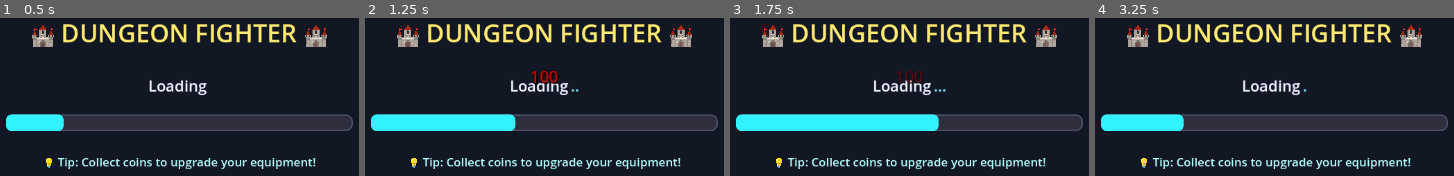
Above: before the commit, frames 1-4 (left to right).
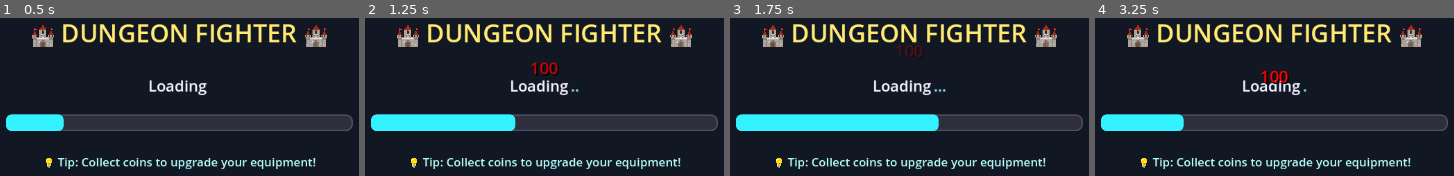
Above: after the commit, the same moments.

Repository: thaner66666666/game-1
Game: Godot game, scene res://Scenes/main.tscn
The game is run twice, just before and just after one commit, with the same random seed, the same clock (stepped at 60 frames per second) and the same inputs.
Inputs (mouse positions are in pixels of both pictures, inside the frame that each line leads up to):
- Up to frame 1 (0.5 s): no input
- Up to frame 2 (1.25 s): tap Enter (ui_accept) at 0.5, 0.77 s; move the mouse to (720, 76) at 0.52 s; press the mouse at (720, 76) at 0.53 s; hold D (move_right) from 0.53 s (still down)
- Up to frame 3 (1.75 s): move the mouse to (747, 120) at 1.27 s; release D (move_right) at 1.28 s; release the mouse at (747, 120) at 1.28 s; hold S (move_down) from 1.28 s (still down); tap Space (dash) at 1.35 s; tap Enter (ui_accept) at 1.52 s
- Up to frame 4 (3.25 s): move the mouse to (outside the picture) at 2.02 s; release S (move_down) at 2.03 s; hold D (move_right) 2.03-2.78 s; tap Q (drop_weapon) at 2.1 s; move the mouse to (outside the picture) at 2.77 s; hold W (move_up) from 2.78 s (still down); tap E (interaction) at 2.85 s; click (outside the picture) at 2.92 s; tap Enter (ui_accept) at 3.02 s

Frame 1 is identical in both runs. In frame 2, 0.6% of the frame differs, in the area x 46-55%, y 27-42%; in frame 3, 0.5%; in frame 4, 0.4%.
Error after the commit: Invalid access to property or key 'current_scene_changed' on a base object of type 'SceneTree'. (res://dot)

Commit message:
Fix crashes in damage_numbers.gd by safer scene handling
Improves robustness by safely updating and checking scene and camera references, handling scene changes, and preventing label creation or updates when the scene is invalid. Adds functions to clear all labels on scene change and ensures all label operations check for valid instances, addressing crashes related to invalid scene or camera references.

Diff:
--- a/dot gds/damage_numbers.gd
+++ b/dot gds/damage_numbers.gd
@@ -1,10 +1,10 @@
-# damage_numbers.gd - Following damage numbers
+# damage_numbers.gd - CRASH FIXED VERSION
 extends Node
 
 @export var damage_font_size = 24
 @export var float_height = 1.5
 @export var fade_duration = 1.0
-@export var combine_window := 0.5 # seconds to wait for more hits
+@export var combine_window := 0.5
 
 const DAMAGE_COLORS = {
 	"normal": Color.WHITE,
@@ -16,14 +16,42 @@
 
 var floating_labels: Dictionary = {}
 var label_last_position: Dictionary = {}
-var label_timers: Dictionary = {} # entity: last_hit_time (seconds)
-var label_fading: Dictionary = {} # entity: bool
+var label_timers: Dictionary = {}
+var label_fading: Dictionary = {}
 
-@onready var current_scene = get_tree().current_scene
-@onready var camera = get_viewport().get_camera_3d()
+# 🔧 FIX: Safer scene and camera references
+var current_scene: Node
+var camera: Camera3D
 
 func _ready():
 	add_to_group("damage_numbers")
+	_update_scene_references()
+
+	# 🔧 FIX: Listen for scene changes to update references
+	if get_tree():
+		get_tree().current_scene_changed.connect(_on_scene_changed)
+
+# 🔧 FIX: Update references when scene changes
+func _update_scene_references():
+	current_scene = get_tree().current_scene if get_tree() else null
+	camera = get_viewport().get_camera_3d() if get_viewport() else null
+
+# 🔧 FIX: Handle scene changes
+func _on_scene_changed():
+	print("🔄 DamageNumbers: Scene changed, updating references")
+	_clear_all_labels()
+	_update_scene_references()
+
+# 🔧 FIX: Clear all labels safely
+func _clear_all_labels():
+	for entity in floating_labels.keys():
+		var label = floating_labels[entity]
+		if is_instance_valid(label):
+			label.queue_free()
+	floating_labels.clear()
+	label_last_position.clear()
+	label_timers.clear()
+	label_fading.clear()
 
 func _process(_delta):
 	var now = Time.get_ticks_msec() / 1000.0
@@ -33,7 +61,6 @@
 			_update_label_position(label, entity)
 			label_last_position[entity] = entity.global_position
 		elif is_instance_valid(label):
-			# Entity gone, keep showing label at last known position
 			if entity in label_last_position:
 				var world_pos = label_last_position[entity] + Vector3(0, float_height, 0)
 				var screen_pos = _world_to_screen(world_pos)
@@ -46,7 +73,6 @@
 			_clear_entity_data(entity)
 			continue
 
-		# Handle combine window and fade out
 		if entity in label_timers and is_instance_valid(label):
 			var time_since_last = now - label_timers[entity]
 			if not label_fading.get(entity, false) and time_since_last > combine_window:
@@ -60,6 +86,13 @@
 	_create_or_update_label(entity, "+" + str(heal_amount), "heal")
 
 func _create_or_update_label(entity: Node3D, text: String, damage_type: String):
+	# 🔧 FIX: Check if scene is valid before proceeding
+	if not is_instance_valid(current_scene):
+		print("⚠️ DamageNumbers: No valid scene to add labels to")
+		_update_scene_references()
+		if not is_instance_valid(current_scene):
+			return
+
 	var label: Label
 	var now = Time.get_ticks_msec() / 1000.0
 
@@ -67,7 +100,7 @@
 		label = floating_labels[entity] as Label
 		if is_instance_valid(label):
 			_update_existing_label(label, text)
-			label_timers[entity] = now # Reset combine window timer
+			label_timers[entity] = now
 			label_fading[entity] = false
 			label.modulate.a = 1.0
 			return
@@ -76,12 +109,19 @@
 
 	label = _create_label(text, damage_type)
 	floating_labels[entity] = label
-	current_scene.add_child(label)
+
+	# 🔧 FIX: Safely add child with error handling
+	if is_instance_valid(current_scene):
+		current_scene.add_child(label)
+	else:
+		print("⚠️ DamageNumbers: Cannot add label - scene is invalid")
+		label.queue_free()
+		return
+
 	_update_label_position(label, entity)
 	label_last_position[entity] = entity.global_position
 	label_timers[entity] = now
 	label_fading[entity] = false
-	# Don't start fade here; handled in _process
 
 func _create_label(text: String, damage_type: String) -> Label:
 	var label = Label.new()
@@ -96,57 +136,63 @@
 	label.add_theme_color_override("font_shadow_color", Color.BLACK)
 	label.add_theme_constant_override("shadow_offset_x", 2)
 	label.add_theme_constant_override("shadow_offset_y", 2)
-	label.add_theme_color_override("font_outline_color", Color.BLACK)
-	label.add_theme_constant_override("outline_size", 2)
 
 	return label
 
 func _update_existing_label(label: Label, new_text: String):
-	var current = label.text.to_int() if not label.text.begins_with("+") else label.text.substr(1).to_int()
-	var new_val = new_text.to_int() if not new_text.begins_with("+") else new_text.substr(1).to_int()
-	var total = current + new_val
+	if is_instance_valid(label):
+		var current_value = label.text.to_int()
+		var new_value = new_text.to_int()
+		var combined_value = current_value + new_value
+		label.text = str(combined_value)
 
-	if new_text.begins_with("+"):
-		label.text = "+" + str(total)
+func _update_label_position(label: Label, entity: Node3D):
+	if not is_instance_valid(label) or not is_instance_valid(entity):
+		return
+
+	var world_pos = entity.global_position + Vector3(0, float_height, 0)
+	var screen_pos = _world_to_screen(world_pos)
+
+	if screen_pos != Vector2(-1, -1):
+		label.position = screen_pos - (label.size / 2)
+		label.visible = true
 	else:
-		label.text = str(total)
+		label.visible = false
 
-	label.scale = Vector2(1.3, 1.3)
-	label.modulate.a = 1.0
+func _world_to_screen(world_pos: Vector3) -> Vector2:
+	if not is_instance_valid(camera):
+		camera = get_viewport().get_camera_3d() if get_viewport() else null
+		if not is_instance_valid(camera):
+			return Vector2(-1, -1)
+
+	var screen_pos = camera.unproject_position(world_pos)
+	var viewport_size = get_viewport().get_visible_rect().size
+
+	if screen_pos.x < 0 or screen_pos.x > viewport_size.x or screen_pos.y < 0 or screen_pos.y > viewport_size.y:
+		return Vector2(-1, -1)
+
+	return screen_pos
+
+func _start_fade(label: Label, entity: Node3D):
+	if not is_instance_valid(label):
+		return
 
 	var tween = create_tween()
-	tween.tween_property(label, "scale", Vector2(1.0, 1.0), 0.2)
+	tween.set_parallel(true)
+	tween.tween_property(label, "modulate:a", 0.0, fade_duration)
+	tween.tween_property(label, "position:y", label.position.y - 50, fade_duration)
+	tween.tween_callback(_remove_label.bind(entity)).set_delay(fade_duration)
 
-func _update_label_position(label: Label, entity: Node3D):
-	var world_pos = entity.global_position + Vector3(0, float_height, 0)
-	var screen_pos = _world_to_screen(world_pos)
-	if screen_pos == Vector2(-1, -1):
-		label.visible = false
-		return
-	label.position = screen_pos - (label.size / 2)
-	label.visible = true
-
-func _world_to_screen(world_pos: Vector3) -> Vector2:
-	if not camera:
-		return Vector2(-1, -1)
-	var cam_transform = camera.global_transform
-	var to_point = world_pos - cam_transform.origin
-	if to_point.dot(-cam_transform.basis.z) < 0:
-		return Vector2(-1, -1)
-	return camera.unproject_position(world_pos)
-
-func _start_fade(label: Label, entity):
-	var tween = create_tween()
-	tween.tween_property(label, "modulate:a", 0.0, fade_duration)
-	await tween.finished
+func _remove_label(entity: Node3D):
 	_clear_entity_data(entity)
 
-func _clear_entity_data(entity):
+func _clear_entity_data(entity: Node3D):
 	if entity in floating_labels:
-		var label = floating_labels[entity] as Label
+		var label = floating_labels[entity]
 		if is_instance_valid(label):
 			label.queue_free()
-	floating_labels.erase(entity)
+		floating_labels.erase(entity)
+
+	label_last_position.erase(entity)
 	label_timers.erase(entity)
-	label_last_position.erase(entity)
 	label_fading.erase(entity)
